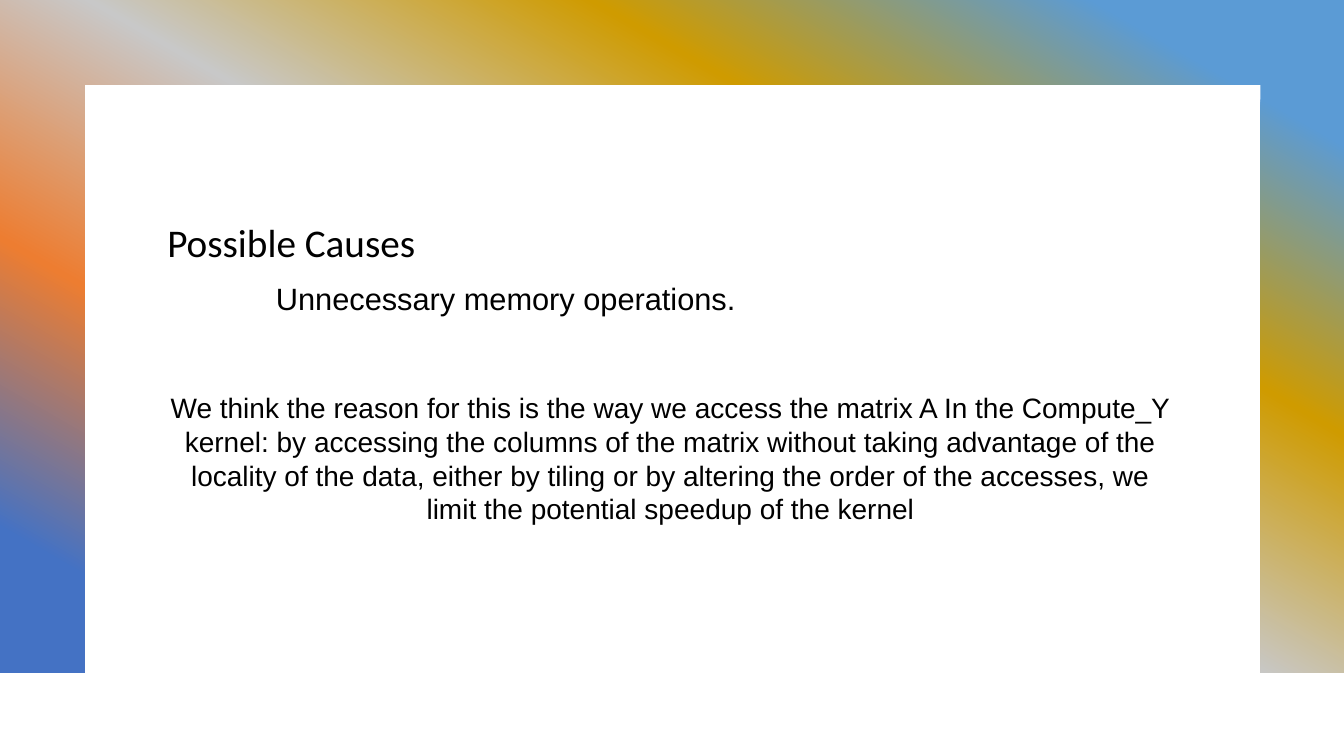
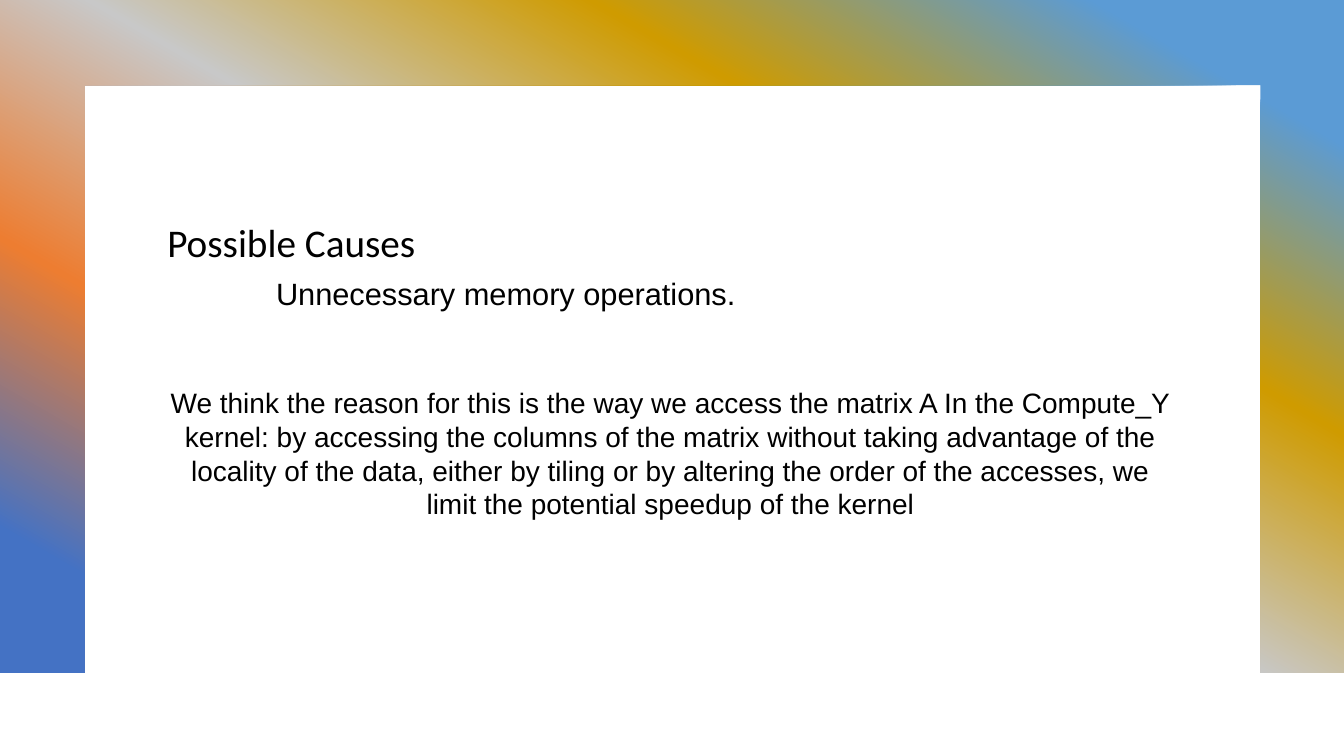
Before and after one commit to salor02/assignment-HPC, a slide deck: slide 10 of assignment-2/ATAX Problem Optimization.pptx. Drawn at 1344x756 pixels with LibreOffice and Linux fonts; fonts in the diff are those of the drawing. Boxes give left, top, right and bottom in pixels: in the first picture for what was removed or moved away, otherwise in the second. Text is boxed around its words. In the diff, an @@ line names an element or a change of style, - is before the commit and + after.

```diff
--- a/assignment-2/ATAX Problem Optimization.pptx
+++ b/assignment-2/ATAX Problem Optimization.pptx
@@ text "Unnecessary memory operations." moved from (x1=171, y1=287, x2=1170, y2=524) to (x1=171, y1=282, x2=1170, y2=519) @@
```
Also in this commit, not shown: 3 other slides changed, 3 slides added, 3 slides removed.
